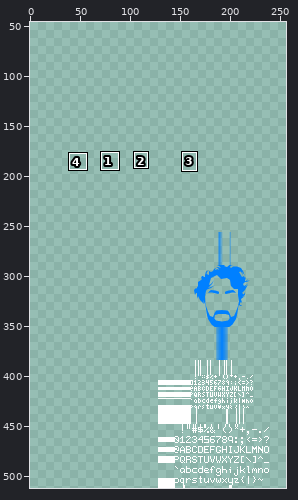
One commit to this sprite sheet: tortoiseandhare/images/shared-0-sheet0.png. Above: a wide view before the commit, with the close-up outlined.
Close-up. As it was:
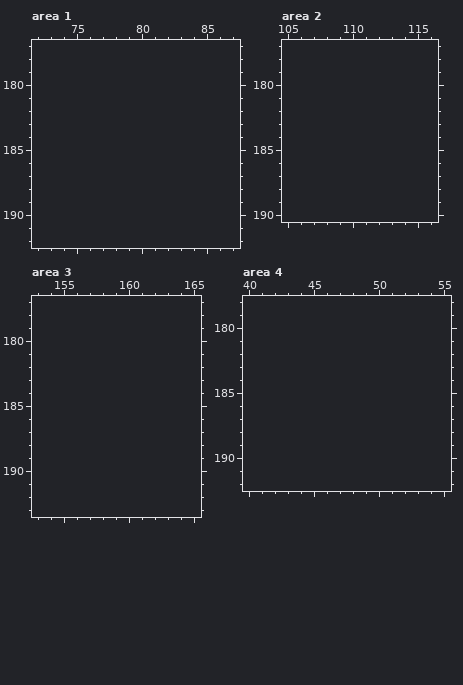
The file is 128x256 pixels. Pixels under 10% opacity are left out. Colours within 5 levels of each other are drawn and written as one. Shown: area 1: x 72..87, y 177..192; area 2: x 105..116, y 177..190; area 3: x 153..165, y 177..193; area 4: x 40..55, y 178..192. The old version is drawn lined up with the new one, on the new canvas. The wide view leaves out empty margins. The commit also changed other parts of the picture, which this record leaves out.
The result:
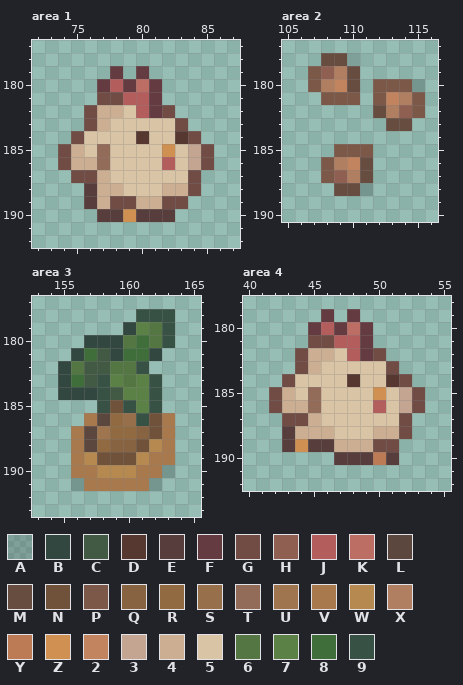
Palette (. is transparent): A #00000028  B #334741  C #425944  D #573831  E #573d3b  F #633b41  G #704c44  H #8f6051  J #b35d5d  K #bd6e64  L #5c473e  M #674c40  N #705139  P #7c5849  Q #886341  R #916a42  S #97704b  T #936c59  U #9f754f  V #a8794d  W #b58950  X #b07f61  Y #bd7b55  Z #cf9051  2 #c2845f  3 #c4a591  4 #ccaf93  5 #d9c4a5  6 #537643  7 #5b8146  8 #3f6e3b  9 #375244
Diff:
canvas 128x256 -> 256x512, the old top-left corner now at 128,256
Changed rows in their new state; - is an unchanged pixel.
Area 1:
first column x 74:
179 ----F-F-----
180 ---FJFKF----
181 ---GGJJF----
182 --G445JFG---
183 --G455555G--
184 -G5555D55DG-
185 G45T5555Z53G
186 G44T5555J53G
187 -GG4555555G-
188 --E4455544G-
189 --E4GG44GG--
190 ---EEZEEE---
Area 2:
first column x 107:
178 -MMA-----
179 PHXM-----
180 PX2M-PPPA
181 -PPP-P2XP
182 -----MXHP
183 ------MM-
185 --PPP----
186 -PX2M----
187 -PHXM----
188 --MMA----
Area 3:
first column x 155:
178 ------999
179 -----B769
180 --BBB6869
181 -B8CB88B-
182 B6CC669--
183 B8C97679-
184 BBB9C779-
185 ---9N979-
186 --VLRS9NV
187 -VLURRQNV
188 -VLRQQNWV
189 -VWNNNWVV
190 -VVWWWVVA
191 -AVVVVVA-
Area 4:
first column x 42:
179 ----F-F-----
180 ---FJFKF----
181 ---GGJJF----
182 --G445JFG---
183 --G455555G--
184 -G5555D55DG-
185 G45T5555Z53G
186 G44T5555J53G
187 -GG4555555G-
188 -E44455544G-
189 -EZEE444GG--
190 -----EEEYE--
Pixel boxes of the changes (left, top, right, bottom) in both close-ups:
added: (58, 66, 214, 222)
added: (308, 53, 425, 196)
added: (58, 309, 175, 491)
added: (269, 309, 425, 465)
